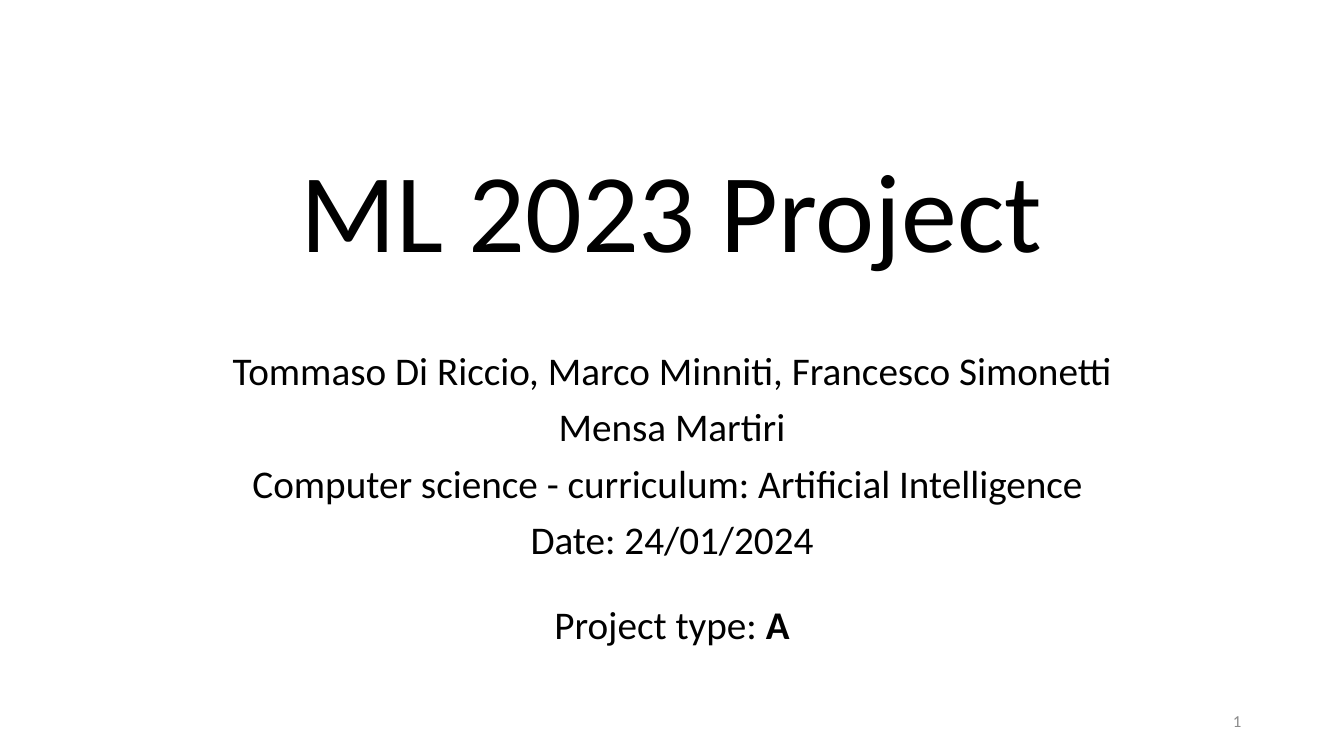
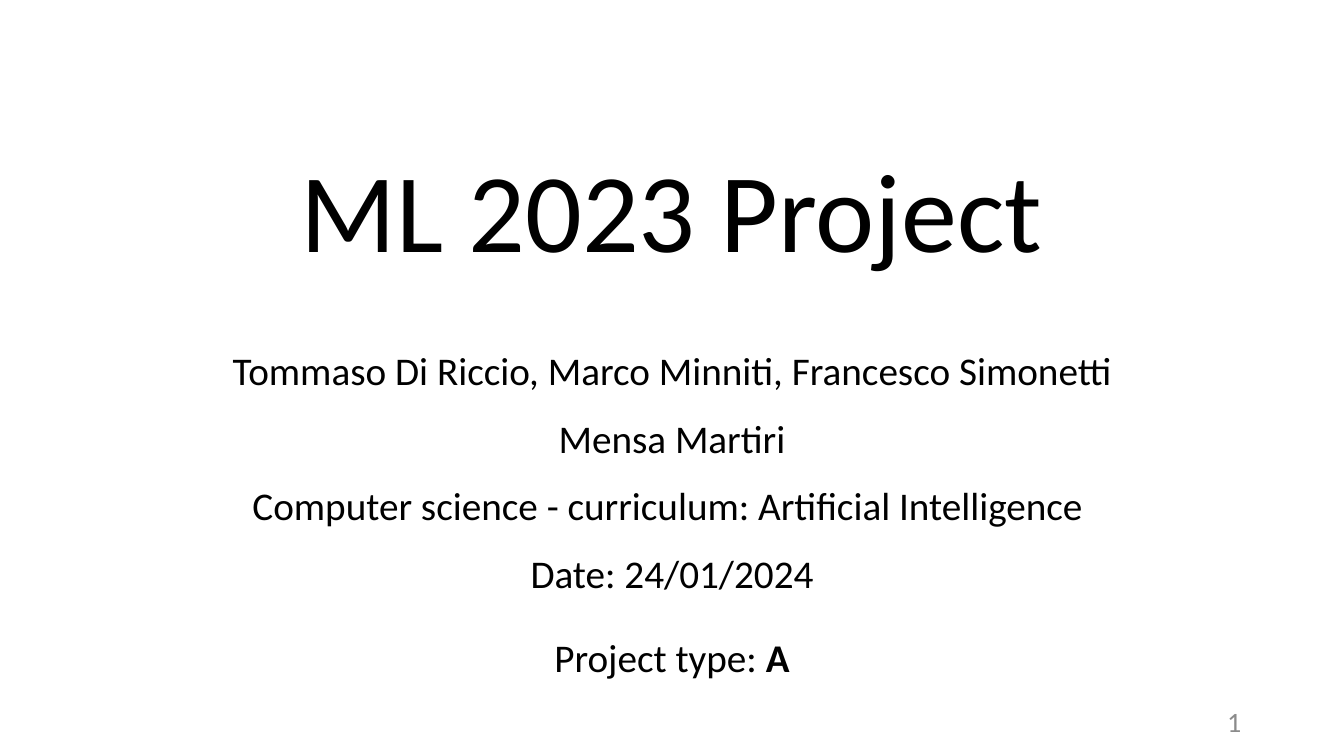
Before and after one commit to tommasoDR/NN-Implementation, a slide deck: slide 1 of Report.pptx. Drawn at 1344x756 pixels with LibreOffice and Linux fonts; fonts in the diff are those of the drawing. Boxes give left, top, right and bottom in pixels: in the first picture for what was removed or moved away, otherwise in the second. Text is boxed around its words. In the diff, an @@ line names an element or a change of style, - is before the commit and + after.

```diff
--- a/Report.pptx
+++ b/Report.pptx
@@ subtitle "Tommaso Di Riccio, Marco Minniti, ..." at <box>233,358,1111,679</box>: more space between paragraphs @@
@@ page number at <box>1227,714,1241,732</box>: size 12 to 20 pt @@
```
Also in this commit, not shown: 17 other slides changed, 6 slides added, 1 slide removed, 15 other files.
